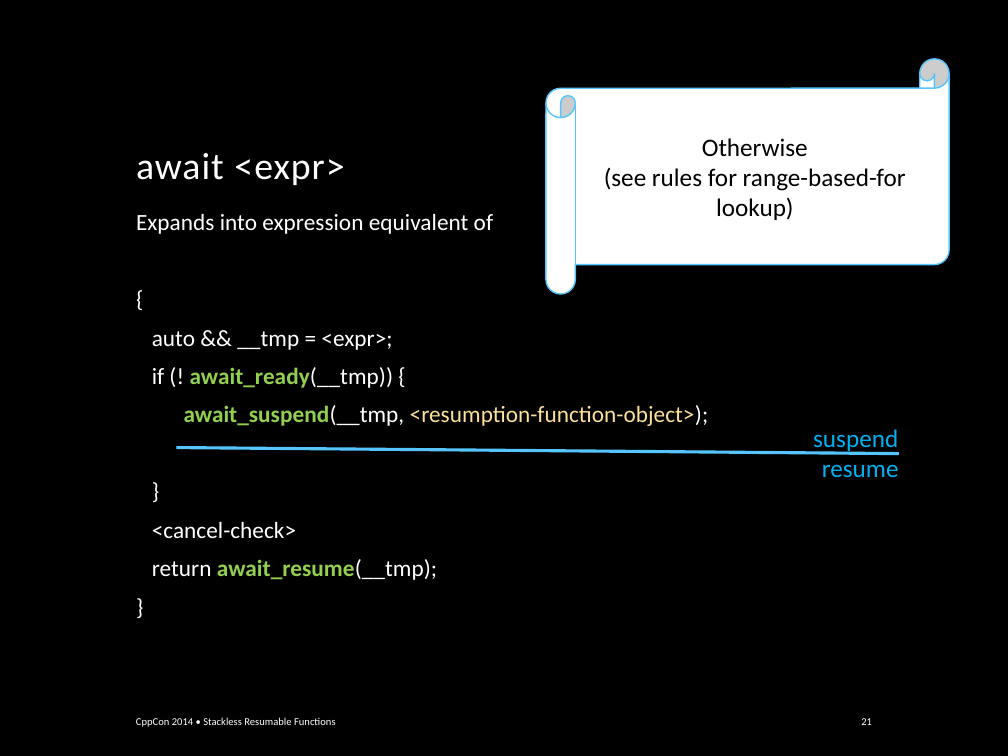
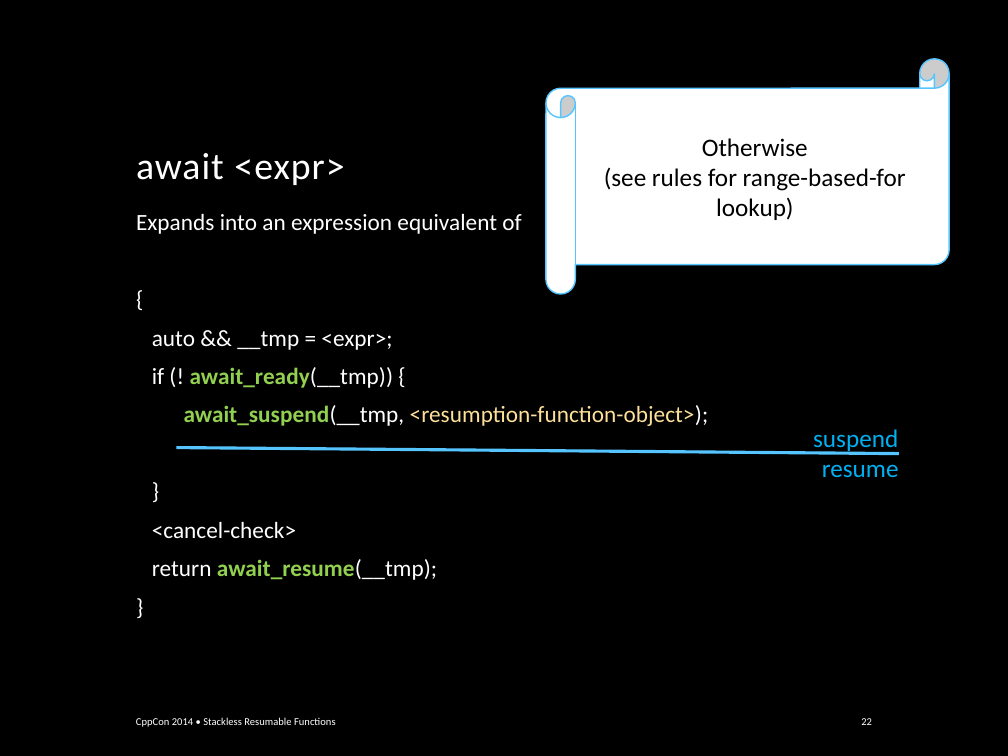
Before and after one commit to GorNishanov/await, a slide deck: slide 22 of Stackless Resumable Functions - Gor Nishanov - CppCon 2014.pptx (slide 21 before the commit). Drawn at 1008x756 pixels with LibreOffice and Linux fonts; fonts in the diff are those of the drawing; background and template pictures are left out. Boxes give left, top, right and bottom in pixels: in the first picture for what was removed or moved away, otherwise in the second. Text is boxed around its words. In the diff, an @@ line names an element or a change of style, - is before the commit and + after.

```diff
--- a/Stackless Resumable Functions - Gor Nishanov - CppCon 2014.pptx
+++ b/Stackless Resumable Functions - Gor Nishanov - CppCon 2014.pptx
@@ text at [136, 214, 521, 234]: text changed @@
-Expands into expression equivalent of
+Expands into an expression equivalent of
@@ page number at [861, 718, 872, 725]: text changed @@
-21
+22
```
Also in this commit, not shown: 13 other slides changed, 1 other file.
